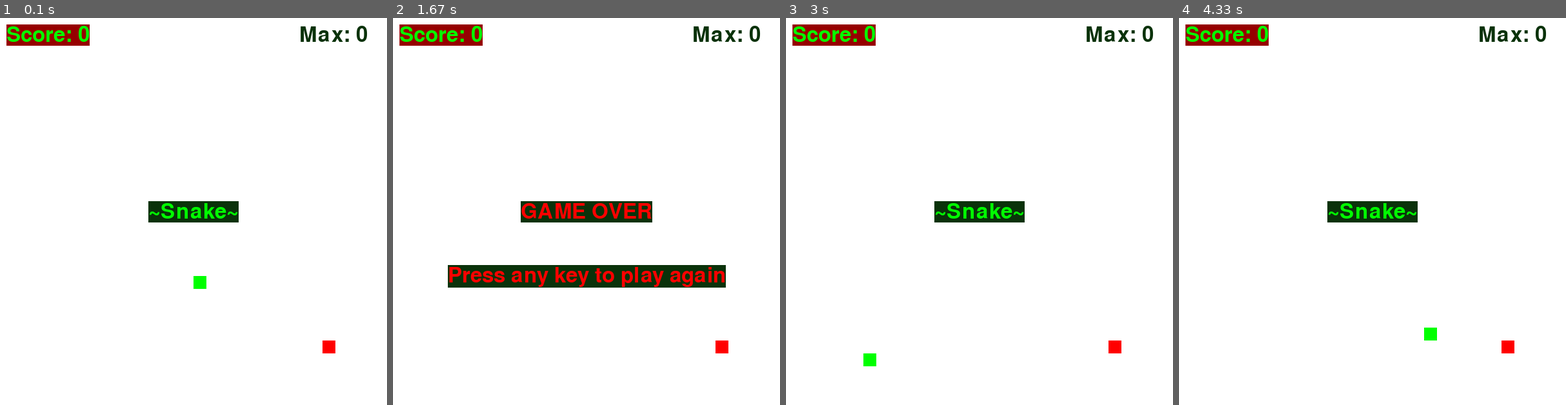
Above: before the commit, frames 1-4 (left to right).
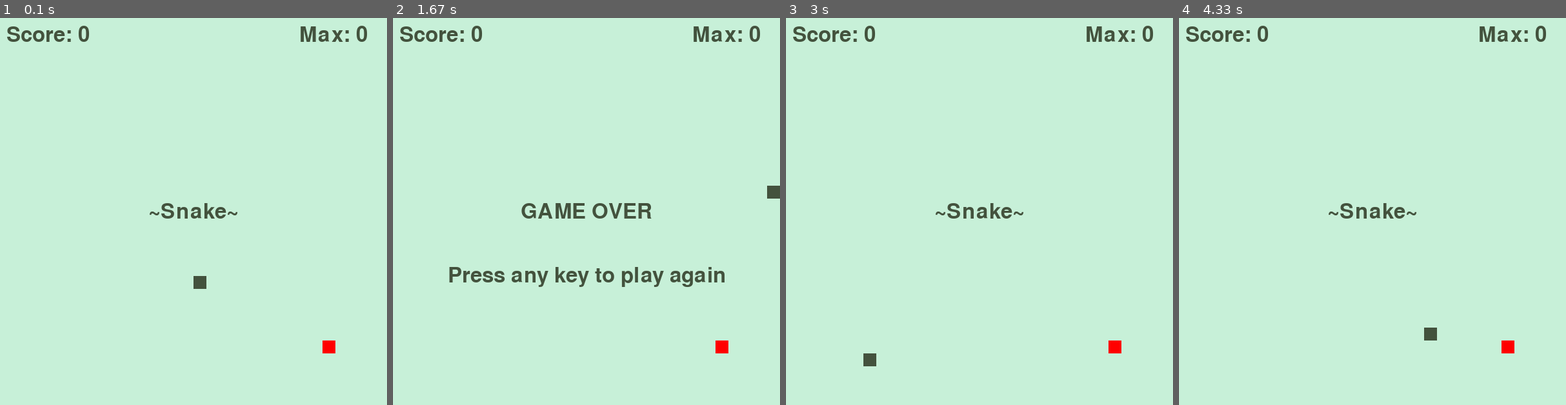
Above: after the commit, the same moments.

Repository: dondogecl/pygame_learning
Game: pygame game, started from snake/game.py
The game is run twice, just before and just after one commit, with the same random seed, the same clock (stepped at 60 frames per second) and the same inputs.
Inputs:
- Up to frame 1 (0.1 s): no input
- Up to frame 2 (1.67 s): hold Right 0.33-0.8 s; hold Up 0.83-1.13 s; hold Right 1.17-1.63 s
- Up to frame 3 (3 s): hold Left 1.67-2.2 s; hold Down 2.23-2.53 s; hold Left 2.57-2.97 s
- Up to frame 4 (4.33 s): hold Up 3-3.37 s; hold Right 3.4-4.03 s; hold Down from 4.07 s (still down)

The runs differ from the first frame. In frame 1, 100% of the frame differs, in the area x 0-100%, y 0-100%; in frame 2, 100%; in frame 3, 100%; in frame 4, 100%.

Commit message:
game finished, changed colors to original ones

Diff:
--- a/snake/game.py
+++ b/snake/game.py
@@ -1,6 +1,21 @@
+import os, sys
 import pygame
 import os
 import random
+
+# for executable
+
+def resource_path(relative_path):
+    try:
+    # PyInstaller creates a temp folder and stores path in _MEIPASS
+        base_path = sys._MEIPASS
+    except Exception:
+        base_path = os.path.abspath(".")
+
+    return os.path.join(base_path, relative_path)
+
+
+# for game
 
 from pygame.constants import K_LEFT
 
@@ -35,7 +50,7 @@
 RED = (255, 0, 0)
 DARKRED = (150, 0, 0)
 WHITE = (255, 255, 255)
-
+# original NOKIA 3310 palette
 LIGHT = (199, 240, 216)
 DARK = (67, 82, 61)
 
@@ -43,26 +58,26 @@
 font = pygame.font.SysFont('gabriola', 48)
 
 # Set Text
-title_text = font.render("~Snake~", True, GREEN, DARKGREEN)
+title_text = font.render("~Snake~", True, DARK, LIGHT)
 title_rect = title_text.get_rect()
 title_rect.center = (WINDOW_WIDTH//2, WINDOW_HEIGHT//2)
 
-score_text = font.render(f"Score: {score}", True, GREEN, DARKRED)
+score_text = font.render(f"Score: {score}", True, DARK, LIGHT)
 score_rect = score_text.get_rect()
 score_rect.topleft = (10,10)
 
-max_score_text = font.render(f"Max: {max_score}", True, DARKGREEN, WHITE)
+max_score_text = font.render(f"Max: {max_score}", True, DARK, LIGHT)
 max_score_rect = max_score_text.get_rect()
 max_width = max_score_rect.width
 max_score_rect.topright = (WINDOW_WIDTH - 30, 10)
 print(max_score_rect)
 
 
-game_over_text = font.render("GAME OVER", True, RED, DARKGREEN)
+game_over_text = font.render("GAME OVER", True, DARK, LIGHT)
 game_over_rect = game_over_text.get_rect()
 game_over_rect.center = (WINDOW_WIDTH//2, WINDOW_HEIGHT//2)
 
-continue_text = font.render("Press any key to play again", True, RED, DARKGREEN)
+continue_text = font.render("Press any key to play again", True, DARK, LIGHT)
 continue_rect = continue_text.get_rect()
 continue_rect.center = (WINDOW_WIDTH//2, WINDOW_HEIGHT//2 + 100)
 
@@ -77,6 +92,7 @@
 
 apple_rect = pygame.draw.rect(display_surface, RED, apple_coord)
 head_rect = pygame.draw.rect(display_surface, DARK, head_coord)
+
 #pygame.image.load()
 
 # Main game loop
@@ -115,7 +131,9 @@
     head_coord = (head_x, head_y, SNAKE_SIZE, SNAKE_SIZE)
 
     # Check for GAME OVER
-    if head_rect.left < 0 or head_rect.right > WINDOW_HEIGHT or head_rect.top < 0 or head_rect.bottom > WINDOW_HEIGHT or head_coord in body_coords:
+    if head_rect.left < 0 or head_rect.right > WINDOW_HEIGHT - SNAKE_SIZE \
+        or head_rect.top < 0 or head_rect.bottom > WINDOW_HEIGHT - SNAKE_SIZE \
+        or head_coord in body_coords:
         print("game over condition")
         display_surface.blit(game_over_text, game_over_rect)
         display_surface.blit(continue_text, continue_rect)
@@ -153,18 +171,18 @@
         title_text = font.render("", True, WHITE, WHITE)
 
     # Update HUD
-    score_text = font.render(f"Score: {score}", True, GREEN, DARKRED)
-    max_score_text = font.render(f"Max: {max_score}", True, DARKGREEN, WHITE)
+    score_text = font.render(f"Score: {score}", True, DARK, LIGHT)
+    max_score_text = font.render(f"Max: {max_score}", True, DARK, LIGHT)
 
     # fill surface
-    display_surface.fill(WHITE)
+    display_surface.fill(LIGHT)
     # HUD
     display_surface.blit(title_text, title_rect)
     display_surface.blit(score_text, score_rect)
     display_surface.blit(max_score_text, max_score_rect)
 
     # Blit assets
-    head_rect = pygame.draw.rect(display_surface, GREEN, head_coord)
+    head_rect = pygame.draw.rect(display_surface, DARK, head_coord)
     apple_rect = pygame.draw.rect(display_surface, RED, apple_coord)
     for body in body_coords:
         pygame.draw.rect(display_surface, DARKGREEN, body)
Not shown, changed: .gitignore
